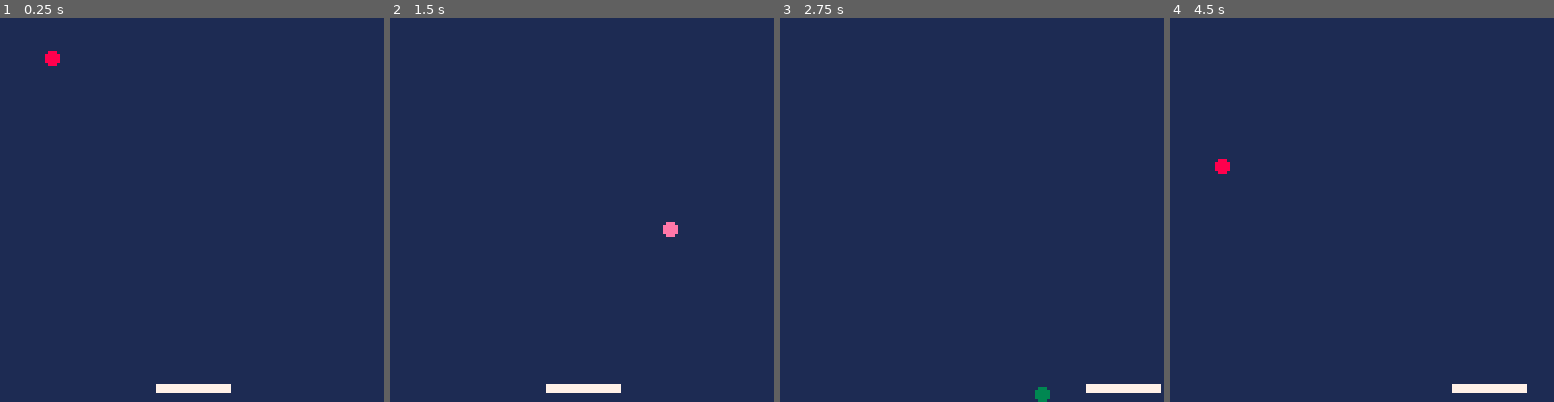
Above: before the commit, frames 1-4 (left to right).
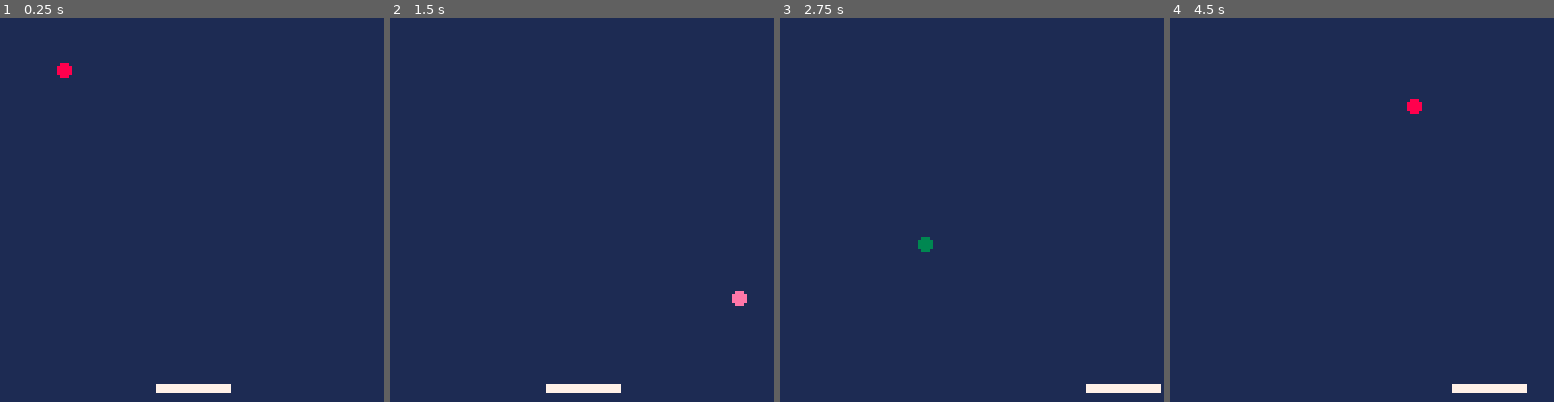
Above: after the commit, the same moments.

Repository: MrKyomoto/pico8-projets
Game: PICO-8 cartridge breakout/breakout.p8
Same seed, same stepped clock (60 frames per second), same inputs: the game is played once before the commit and once after it.
Inputs:
- Up to frame 1 (0.25 s): no input
- Up to frame 2 (1.5 s): no input
- Up to frame 3 (2.75 s): hold Right 1.6-2.1 s; hold Right from 2.47 s (still down)
- Up to frame 4 (4.5 s): release Right at 3.03 s; hold Left 3.08-3.58 s; hold Right from 4.02 s (still down)

The runs differ from the first frame. In frame 1, 0.3% of the frame differs, in the area x 11-19%, y 8-16%; in frame 2, 0.3%; in frame 3, 0.3%; in frame 4, 0.3%.

Commit message:
src: basic collision

Diff:
--- a/breakout/breakout.p8
+++ b/breakout/breakout.p8
@@ -1,41 +1,40 @@
 pico-8 cartridge // http://www.pico-8.com
 version 43
 __lua__
--- NOTE: ball param
-ball_x = 1
-ball_y = 1
-
-ball_speed_x = 2
-ball_speed_y = 1.5
-
-ball_r = 2
-ball_col = 0
-
--- NOTE: pad param
-pad_x = 52
-pad_y = 122
-pad_w = 24
-pad_h = 2
-pad_speed_x = 0
-pad_col = 7
-
 function _init()
 	cls()
+	-- NOTE: ball param
+	ball_x = 1
+	ball_y = 1
+
+	ball_speed_x = 2.5
+	ball_speed_y = 2
+
+	ball_r = 2
+	ball_col = 0
+
+	-- NOTE: pad param
+	pad_x = 52
+	pad_y = 122
+	pad_w = 24
+	pad_h = 2
+	pad_speed_x = 0
+	pad_col = 7
 end
 
 function _update()
-	btn_pressed = false
+	local btn_pressed = false
 	if btn(0) then
-	-- left
+		-- left
 		pad_speed_x = -5
 		btn_pressed = true
 	end
 	if btn(1) then
-	-- right
+		-- right
 		pad_speed_x = 5
 		btn_pressed = true
 	end
-	if not(btn_pressed) then
+	if not btn_pressed then
 		pad_speed_x /= 1.7
 	end
 
@@ -52,30 +51,32 @@
 	ball_y += ball_speed_y
 	ball_col += 1
 
-	if ball_x> 126 or ball_x < 1 then
+	if ball_x > 126 or ball_x < 1 then
 		ball_speed_x = -ball_speed_x
-		sfx(0)
+		sfx(1)
 	end
 
 	if ball_y > 126 or ball_y < 1 then
 		ball_speed_y = -ball_speed_y
-		sfx(0)
+		sfx(1)
 	end
 
 	pad_col = 7
 	-- check paddle collision
-	if is_ball_collide(pad_x,pad_y,pad_w,pad_h) then
+	if is_ball_collide(pad_x, pad_y, pad_w, pad_h) then
 		pad_col = 8
+		ball_speed_y = -ball_speed_y
+		sfx(0)
 	end
 end
 
 function _draw()
-	rectfill(0,0,127,127,1)
-	rectfill(pad_x,pad_y,pad_x+pad_w,pad_y+pad_h,pad_col)
-	circfill(ball_x,ball_y,ball_r,ball_col)
+	rectfill(0, 0, 127, 127, 1)
+	rectfill(pad_x, pad_y, pad_x + pad_w, pad_y + pad_h, pad_col)
+	circfill(ball_x, ball_y, ball_r, ball_col)
 end
 
-function is_ball_collide(box_x,box_y,box_w,box_h)
+function is_ball_collide(box_x, box_y, box_w, box_h)
 	if ball_y - ball_r > box_y + box_h then
 		return false
 	end
Not shown, changed: the sound effects (__sfx__) section of breakout/breakout.p8
